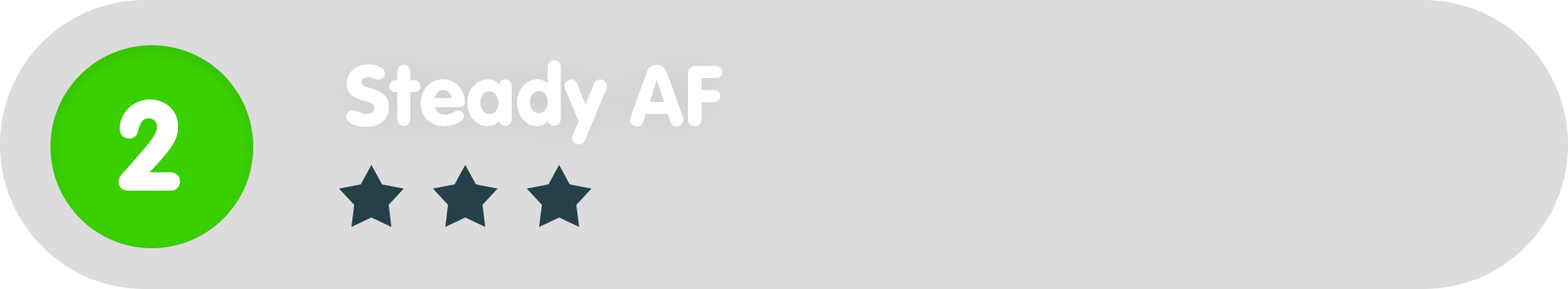
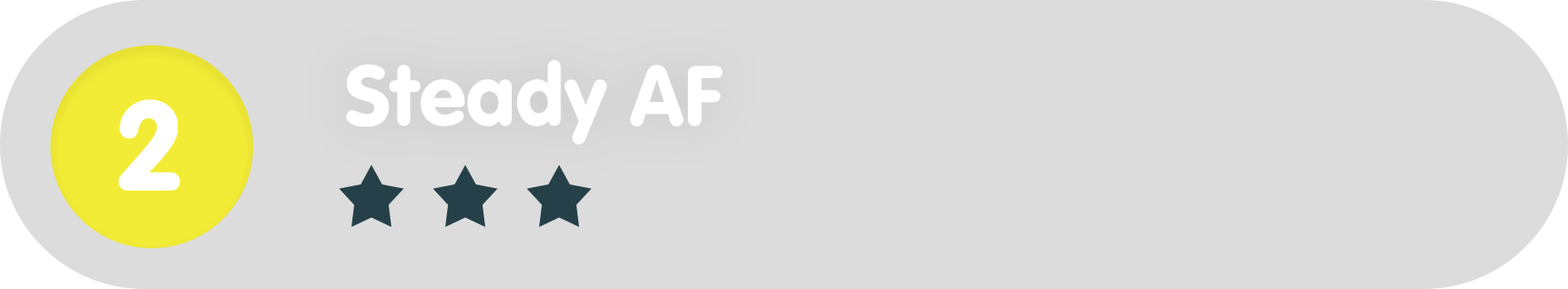
Layers edited between the first and the second (1568, 289) image:
painted on "Ellipse_green" over [left=50, top=45, right=254, bottom=248]
